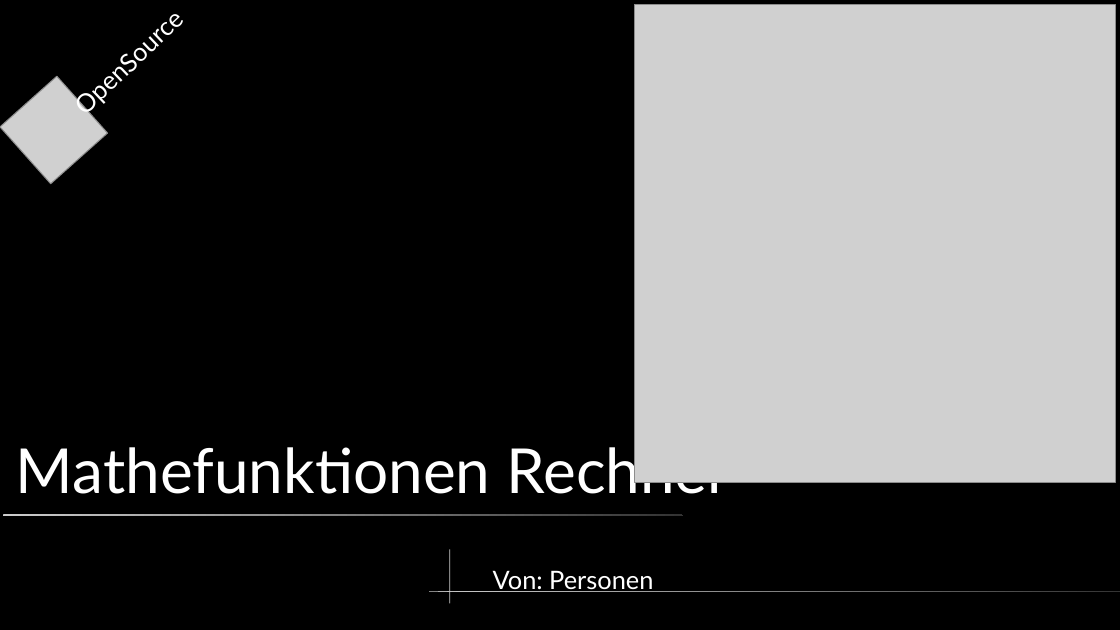
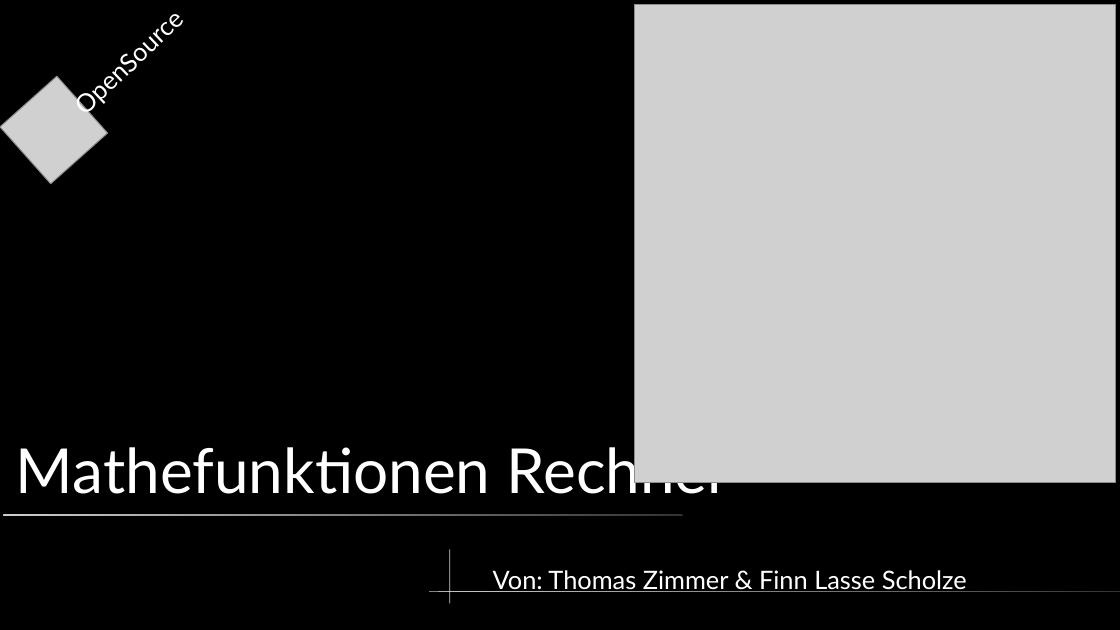
Before and after one commit to hyperbel/MatheProjekt22_23, a slide deck: slide 1 of Doc/Präsi/Präsentation.odp. Drawn at 1120x630 pixels with LibreOffice and Linux fonts; fonts in the diff are those of the drawing; grey boxes stand for pictures. Boxes give left, top, right and bottom in pixels: in the first picture for what was removed or moved away, otherwise in the second. Text is boxed around its words. In the diff, an @@ line names an element or a change of style, - is before the commit and + after.

```diff
--- a/Doc/Präsi/Präsentation.odp
+++ b/Doc/Präsi/Präsentation.odp
@@ text at (493, 570, 967, 592): text changed @@
-Von: Personen
+Von: Thomas Zimmer & Finn Lasse Scholze
```
Also in this commit, not shown: 11 other slides changed, 13 slides added, 2 slides removed.
